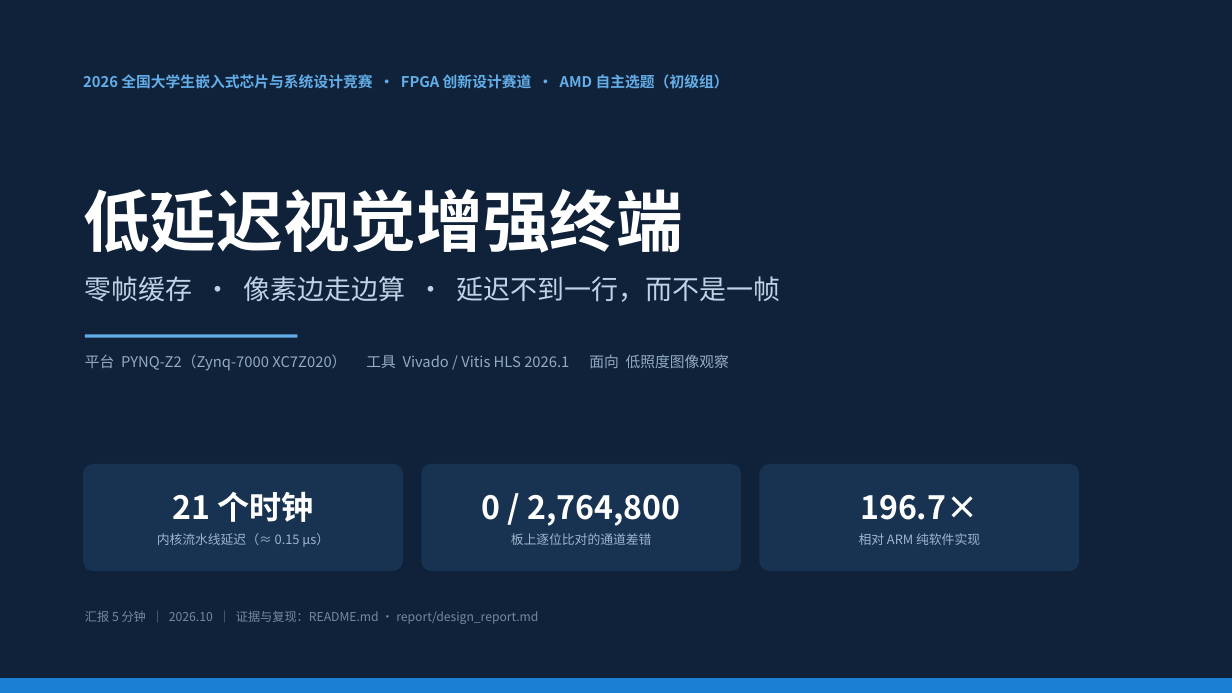
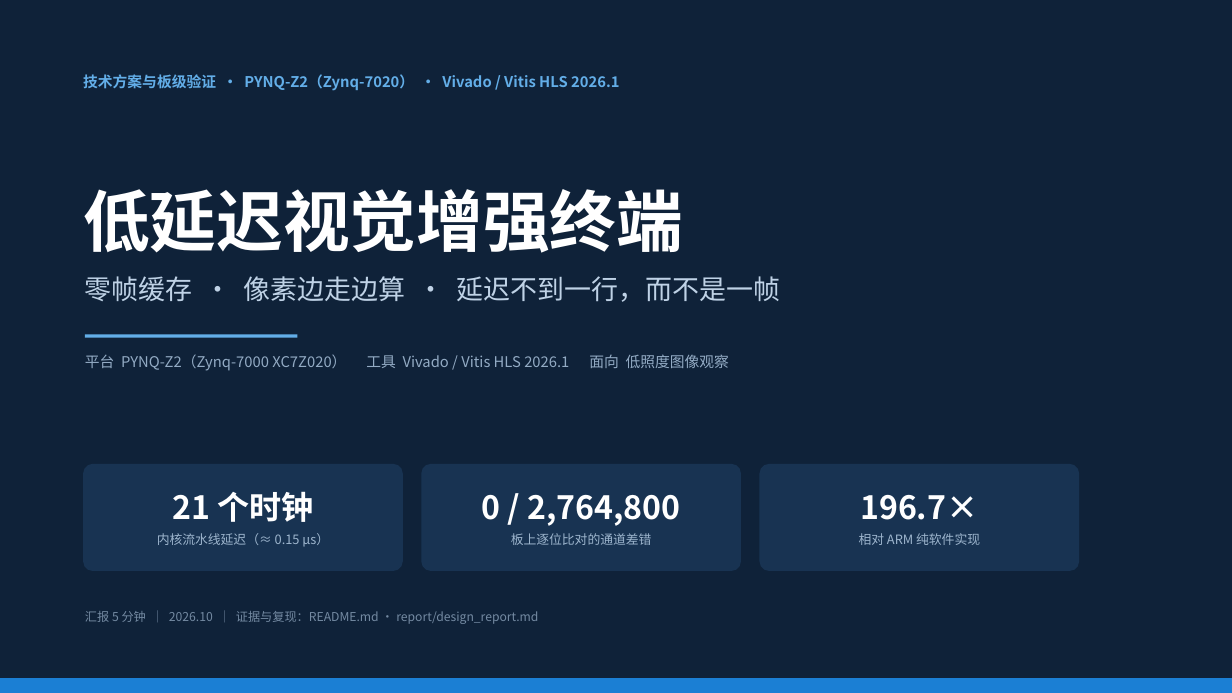
Before and after one commit to yileina459-coder/pynq_lowlight-enhance, a slide deck: slide 1 of report/slides/低延迟视觉增强终端_5分钟汇报.pptx. Drawn at 1232x693 pixels with LibreOffice and Linux fonts; fonts in the diff are those of the drawing. Boxes give left, top, right and bottom in pixels: in the first picture for what was removed or moved away, otherwise in the second. Text is boxed around its words. In the diff, an @@ line names an element or a change of style, - is before the commit and + after.

```diff
--- a/report/slides/低延迟视觉增强终端_5分钟汇报.pptx
+++ b/report/slides/低延迟视觉增强终端_5分钟汇报.pptx
@@ text at [83,74,619,91]: text changed @@
-2026 全国大学生嵌入式芯片与系统设计竞赛 · FPGA 创新设计赛道 · AMD 自主选题（初级组）
+技术方案与板级验证 · PYNQ-Z2（Zynq-7020） · Vivado / Vitis HLS 2026.1
```
Also in this commit, not shown: 8 other slides changed, 15 other files.
